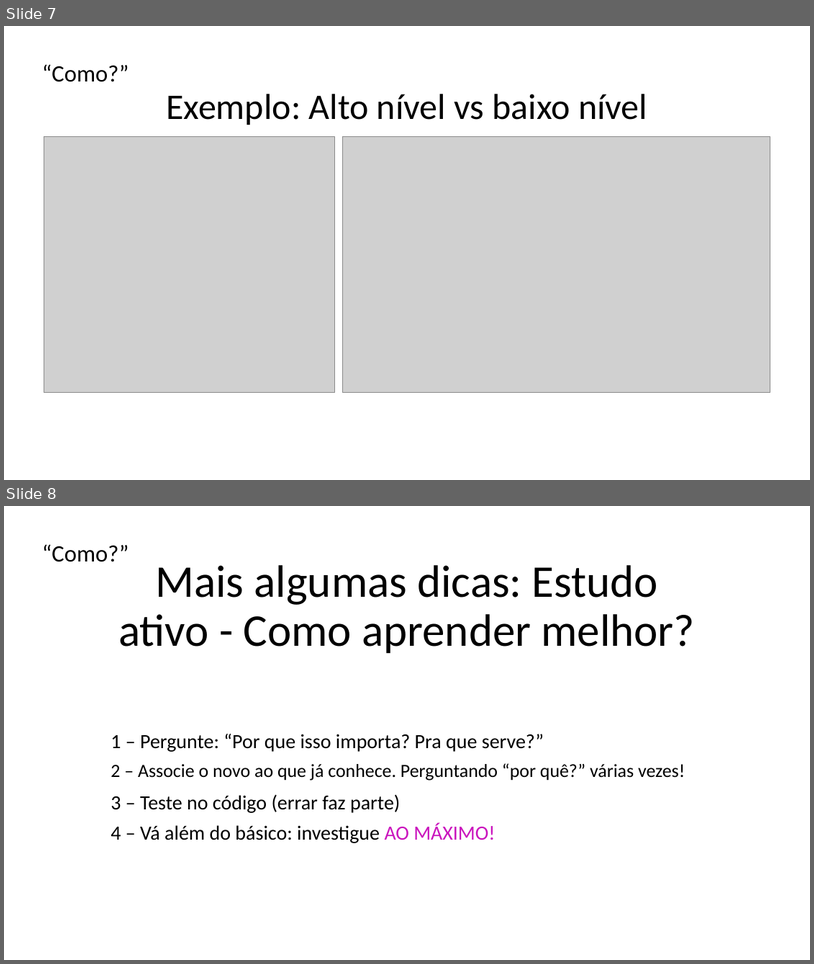
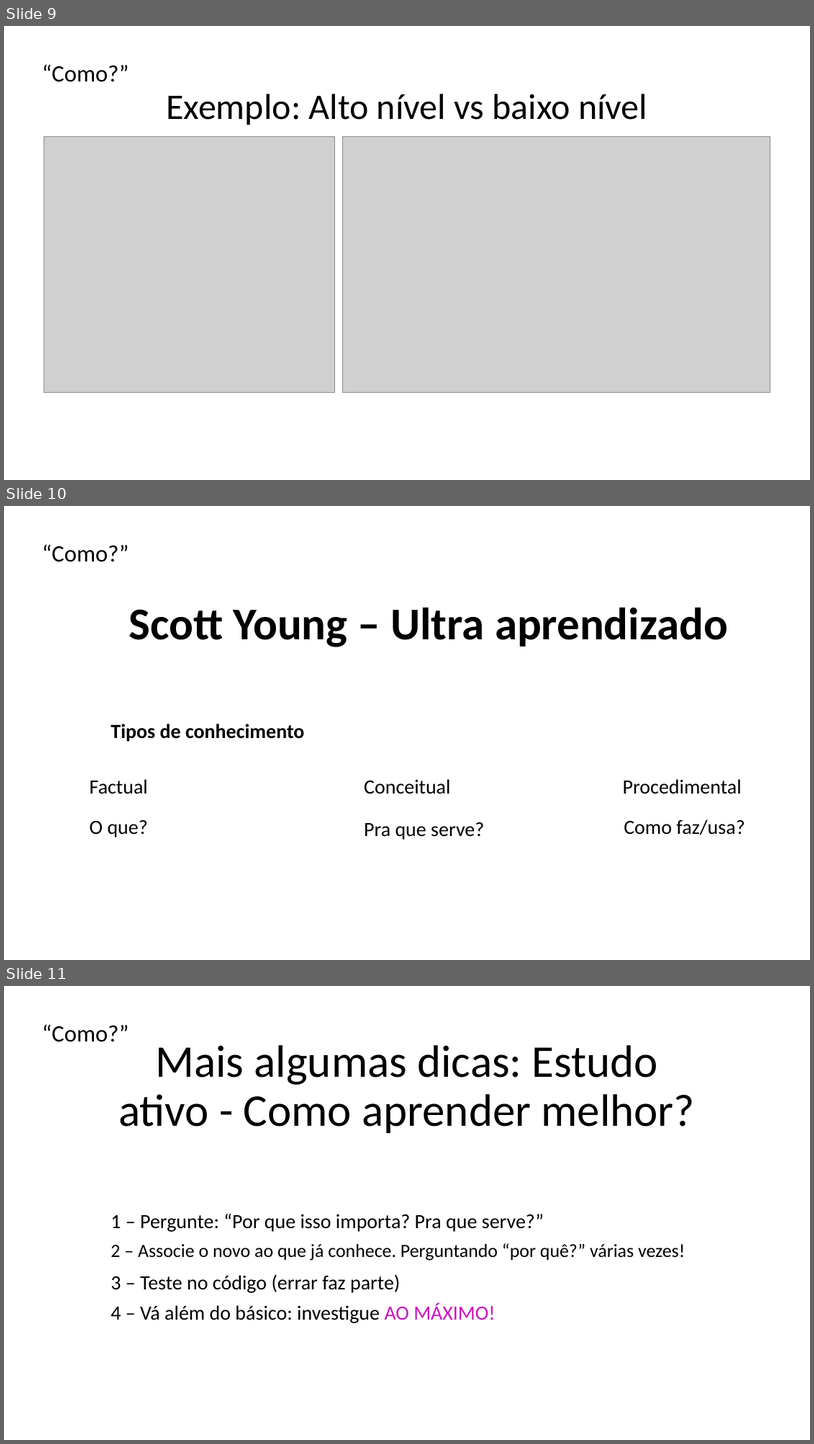
Before and after one commit to alanliongar/connectSpace_Assincronia, a slide deck: Apresentação do ConnectSpace.pptx. Shown one above the other, each under a label of ours: slides 7 and 8 before the commit, slides 9, 10 and 11 after it. The pictures are 814x964 and 814x1444 pixels, drawn with LibreOffice and Linux fonts; fonts in the diff are those of the drawing; grey boxes stand for pictures; background and template pictures are left out. Boxes give left, top, right and bottom in pixels: in the first picture for what was removed or moved away, otherwise in the second. Text is boxed around its words. In the diff, an @@ line names an element or a change of style, - is before the commit and + after.

```diff
--- a/Apresentação do ConnectSpace.pptx
+++ b/Apresentação do ConnectSpace.pptx
@@ slide 10 added at [4, 506, 810, 960], background #FFFFFF @@
@@ text added at [42, 544, 129, 562], 28 pt, text #000000 @@
+“Como?”
@@ title added at [129, 607, 728, 647], 54 pt, text #000000, bold @@
+Scott Young – Ultra aprendizado
@@ text added at [111, 723, 304, 741], 24 pt, text #000000, bold @@
+Tipos de conhecimento
@@ text added at [90, 779, 148, 794], 24 pt, text #000000 @@
+Factual
@@ text added at [364, 779, 450, 794], 24 pt, text #000000 @@
+Conceitual
@@ text added at [623, 779, 742, 794], 24 pt, text #000000 @@
+Procedimental
@@ text added at [90, 820, 148, 837], 24 pt, text #000000 @@
+O que?
@@ text added at [364, 822, 484, 839], 24 pt, text #000000 @@
+Pra que serve?
@@ text added at [624, 819, 745, 835], 24 pt, text #000000 @@
+Como faz/usa?
@@ what was slide 7 is now slide 9 @@
@@ what was slide 8 is now slide 11 @@
```
Also in this commit, not shown: 1 slide changed, 3 other slides added, 2 other files.
